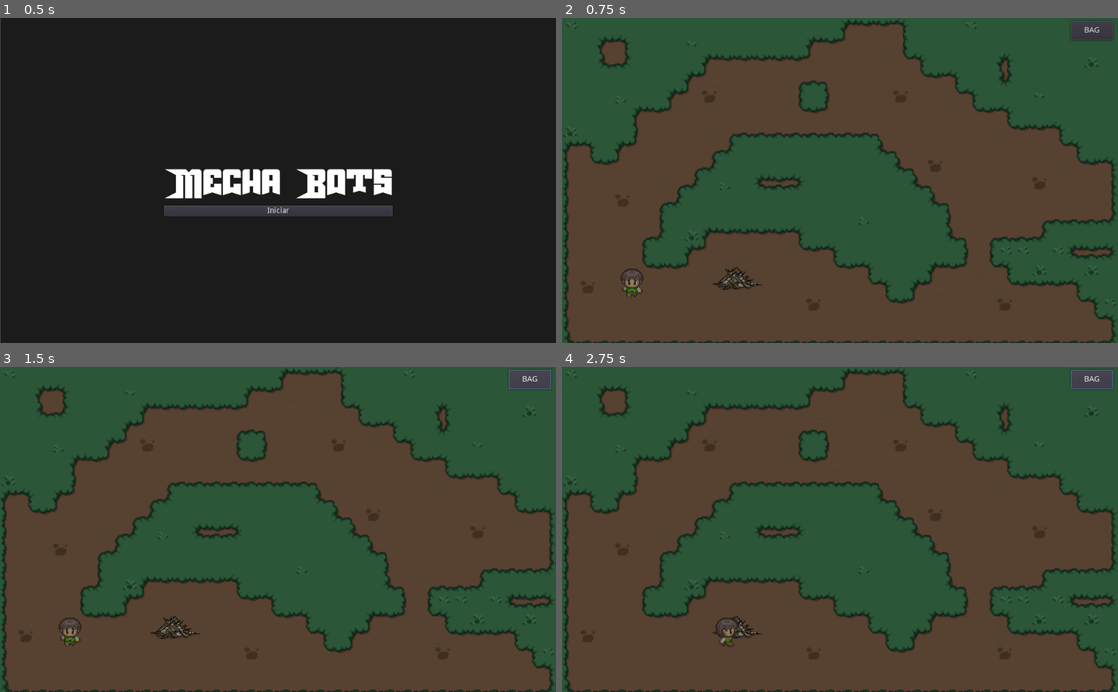
Above: before the commit, frames 1-4 (two rows, left to right).
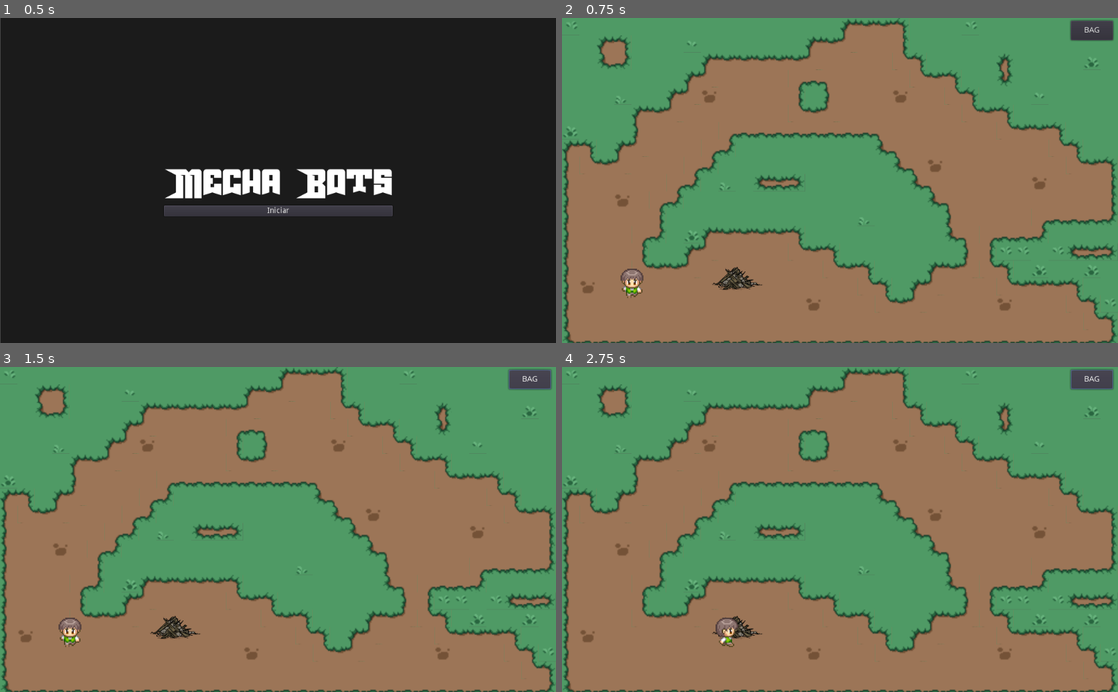
Above: after the commit, the same moments.

Repository: brunohlippert/MechaBots
Game: Godot game, scene res://Scenes/map/Home.tscn
Same seed, same stepped clock (60 frames per second), same inputs: the game is played once before the commit and once after it.
Inputs:
- Up to frame 1 (0.5 s): no input
- Up to frame 2 (0.75 s): click "Iniciar" at 0.5 s
- Up to frame 3 (1.5 s): click "BAG" at 1.25 s
- Up to frame 4 (2.75 s): tap Enter at 2 s; hold Right (ui_right) from 2.03 s (still down)

Frame 1 is identical in both runs. In frame 2, 99% of the frame differs, in the area x 0-100%, y 0-100%; in frame 3, 99%; in frame 4, 99%.

Commit message:
feat: bag

Diff:
--- a/Scenes/characters/Player.tscn
+++ b/Scenes/characters/Player.tscn
@@ -81,7 +81,6 @@
 script = ExtResource( 2 )
 
 [node name="AnimatedSprite" type="AnimatedSprite" parent="."]
-modulate = Color( 0.556863, 0.556863, 0.556863, 1 )
 scale = Vector2( 2, 2 )
 frames = SubResource( 14 )
 animation = "down"
--- a/Scenes/characters/robots/Robot.tscn
+++ b/Scenes/characters/Robot.tscn
@@ -1,6 +1,6 @@
 [gd_scene load_steps=6 format=2]
 
-[ext_resource path="res://Scenes/characters/robots/RobotLogic.gd" type="Script" id=1]
+[ext_resource path="res://Scenes/characters/RobotLogic.gd" type="Script" id=1]
 [ext_resource path="res://assets/robots/cannon.png" type="Texture" id=2]
 
 [sub_resource type="Animation" id=2]
@@ -64,6 +64,7 @@
 anims/damage = SubResource( 3 )
 
 [node name="TurnArrow" type="Polygon2D" parent="."]
+visible = false
 position = Vector2( 0, -42 )
 color = Color( 0.156863, 1, 0.0117647, 1 )
 polygon = PoolVector2Array( -18, -69, -1, -39, 17, -69 )
--- a/Scenes/map/Batalha.tscn
+++ b/Scenes/map/Batalha.tscn
@@ -1,6 +1,6 @@
 [gd_scene load_steps=7 format=2]
 
-[ext_resource path="res://Scenes/characters/robots/Robot.tscn" type="PackedScene" id=1]
+[ext_resource path="res://Scenes/characters/Robot.tscn" type="PackedScene" id=1]
 [ext_resource path="res://Scenes/map/Batalha.gd" type="Script" id=2]
 [ext_resource path="res://tiles/Battle.tscn" type="PackedScene" id=4]
 [ext_resource path="res://assets/sprites/battleSprites/background1.png" type="Texture" id=5]
--- a/Scenes/DecisionScreens/EnemyFoundScreen.tscn
+++ b/Scenes/map/EnemyFoundScreen.tscn
@@ -1,7 +1,18 @@
-[gd_scene load_steps=3 format=2]
+[gd_scene load_steps=8 format=2]
 
 [ext_resource path="res://tiles/BrownCave.tscn" type="PackedScene" id=1]
-[ext_resource path="res://Scenes/characters/robots/Robot.tscn" type="PackedScene" id=2]
+[ext_resource path="res://Scenes/characters/Robot.tscn" type="PackedScene" id=2]
+[ext_resource path="res://Scenes/structures/bag/Stats.tscn" type="PackedScene" id=3]
+[ext_resource path="res://Scenes/structures/bag/Bag.tscn" type="PackedScene" id=4]
+[ext_resource path="res://assets/PilotCommandExpanded-8MY4g.otf" type="DynamicFontData" id=5]
+
+[sub_resource type="StyleBoxFlat" id=1]
+bg_color = Color( 0.988235, 0.541176, 0.0627451, 1 )
+
+[sub_resource type="DynamicFont" id=2]
+size = 24
+use_filter = true
+font_data = ExtResource( 5 )
 
 [node name="EnemyFoundScreen" type="Node2D"]
 
@@ -26,5 +37,29 @@
 scale = Vector2( 1.5, 1.5 )
 tile_data = PoolIntArray( 0, 51, 0, 1, 51, 0, 2, 51, 0, 3, 51, 0, 4, 51, 0, 5, 51, 0, 6, 51, 0, 7, 51, 0, 8, 51, 0, 9,  …(1657 unchanged characters)…
 
-[node name="Robot" parent="." instance=ExtResource( 2 )]
+[node name="Enemy" parent="." instance=ExtResource( 2 )]
 position = Vector2( 804, 289 )
+
+[node name="Stats" parent="." instance=ExtResource( 3 )]
+position = Vector2( 704, 68 )
+
+[node name="Bag" parent="." instance=ExtResource( 4 )]
+position = Vector2( 65, 115 )
+
+[node name="Panel" type="Panel" parent="."]
+margin_left = 68.0
+margin_top = 54.0
+margin_right = 481.0
+margin_bottom = 100.0
+custom_styles/panel = SubResource( 1 )
+
+[node name="Label" type="Label" parent="Panel"]
+margin_left = 11.0
+margin_top = 5.0
+margin_right = 401.0
+margin_bottom = 46.0
+size_flags_stretch_ratio = 0.0
+custom_fonts/font = SubResource( 2 )
+text = "Escolha seu robô!"
+align = 1
+valign = 1
--- /dev/null
+++ b/Scenes/structures/bag/Bag.tscn
@@ -0,0 +1,41 @@
+[gd_scene load_steps=3 format=2]
+
+[ext_resource path="res://Scenes/structures/bag/Slot.tscn" type="PackedScene" id=2]
+
+[sub_resource type="StyleBoxFlat" id=1]
+bg_color = Color( 0.235294, 0.121569, 0, 1 )
+corner_radius_top_left = 30
+corner_radius_top_right = 30
+corner_radius_bottom_right = 30
+corner_radius_bottom_left = 30
+
+[node name="Bag" type="Node2D"]
+
+[node name="Panel" type="Panel" parent="."]
+margin_right = 416.0
+margin_bottom = 424.0
+custom_styles/panel = SubResource( 1 )
+
+[node name="Slot1" parent="." instance=ExtResource( 2 )]
+margin_left = 16.0
+margin_top = 16.0
+margin_right = 200.0
+margin_bottom = 200.0
+
+[node name="Slot2" parent="." instance=ExtResource( 2 )]
+margin_left = 216.0
+margin_top = 16.0
+margin_right = 400.0
+margin_bottom = 200.0
+
+[node name="Slot3" parent="." instance=ExtResource( 2 )]
+margin_left = 216.0
+margin_top = 224.0
+margin_right = 400.0
+margin_bottom = 408.0
+
+[node name="Slot4" parent="." instance=ExtResource( 2 )]
+margin_left = 16.0
+margin_top = 224.0
+margin_right = 200.0
+margin_bottom = 408.0
--- /dev/null
+++ b/Scenes/structures/bag/Slot.tscn
@@ -0,0 +1,60 @@
+[gd_scene load_steps=7 format=2]
+
+[ext_resource path="res://assets/PilotCommandExpanded-8MY4g.otf" type="DynamicFontData" id=1]
+[ext_resource path="res://Scenes/characters/Robot.tscn" type="PackedScene" id=2]
+[ext_resource path="res://Scenes/structures/bag/Stats.tscn" type="PackedScene" id=3]
+
+[sub_resource type="StyleBoxFlat" id=2]
+bg_color = Color( 0.529412, 0.529412, 0.529412, 1 )
+border_width_left = 5
+border_width_top = 5
+border_width_right = 5
+border_width_bottom = 5
+border_color = Color( 1, 1, 1, 1 )
+corner_radius_top_left = 30
+corner_radius_top_right = 30
+corner_radius_bottom_right = 30
+corner_radius_bottom_left = 30
+
+[sub_resource type="StyleBoxFlat" id=3]
+bg_color = Color( 1, 0.470588, 0, 1 )
+corner_radius_top_left = 50
+corner_radius_top_right = 50
+corner_radius_bottom_right = 50
+corner_radius_bottom_left = 50
+
+[sub_resource type="DynamicFont" id=4]
+size = 14
+outline_color = Color( 0.054902, 0.0156863, 0.0156863, 1 )
+use_filter = true
+font_data = ExtResource( 1 )
+
+[node name="Slot1" type="Panel"]
+margin_left = 1.0
+margin_top = -1.0
+margin_right = 185.0
+margin_bottom = 183.0
+rect_pivot_offset = Vector2( 112, 136 )
+custom_styles/panel = SubResource( 2 )
+
+[node name="Robot" parent="." instance=ExtResource( 2 )]
+position = Vector2( 104, 80 )
+
+[node name="lvl" type="Panel" parent="."]
+margin_left = 104.0
+margin_top = -8.0
+margin_right = 192.0
+margin_bottom = 40.0
+custom_styles/panel = SubResource( 3 )
+
+[node name="Label" type="Label" parent="lvl"]
+margin_left = 8.0
+margin_top = 8.0
+margin_right = 80.0
+margin_bottom = 40.0
+custom_fonts/font = SubResource( 4 )
+text = "LVL 1"
+align = 1
+valign = 1
+
+[node name="Stats" parent="." instance=ExtResource( 3 )]
--- /dev/null
+++ b/Scenes/structures/bag/Stats.tscn
@@ -0,0 +1,43 @@
+[gd_scene load_steps=4 format=2]
+
+[ext_resource path="res://assets/icons/cardiogram.png" type="Texture" id=1]
+[ext_resource path="res://assets/icons/light.png" type="Texture" id=2]
+[ext_resource path="res://assets/icons/sword.png" type="Texture" id=3]
+
+[node name="Stats" type="Node2D"]
+
+[node name="Sword" type="Sprite" parent="."]
+position = Vector2( 47, 143 )
+scale = Vector2( 0.0400391, 0.0390625 )
+texture = ExtResource( 3 )
+
+[node name="damage" type="Label" parent="."]
+margin_left = 33.0
+margin_top = 156.0
+margin_right = 57.0
+margin_bottom = 170.0
+text = "100"
+
+[node name="Cardiogram" type="Sprite" parent="."]
+position = Vector2( 93, 143 )
+scale = Vector2( 0.0390625, 0.0390625 )
+texture = ExtResource( 1 )
+
+[node name="life" type="Label" parent="."]
+margin_left = 80.0
+margin_top = 156.0
+margin_right = 112.0
+margin_bottom = 170.0
+text = "100"
+
+[node name="Light" type="Sprite" parent="."]
+position = Vector2( 139, 144 )
+scale = Vector2( 0.0412598, 0.0412598 )
+texture = ExtResource( 2 )
+
+[node name="special" type="Label" parent="."]
+margin_left = 124.0
+margin_top = 156.0
+margin_right = 151.0
+margin_bottom = 170.0
+text = "100"
--- /dev/null
+++ b/new_theme.tres
@@ -0,0 +1,10 @@
+[gd_resource type="Theme" load_steps=2 format=2]
+
+[sub_resource type="StyleBoxFlat" id=1]
+corner_radius_top_left = 30
+corner_radius_top_right = 30
+corner_radius_bottom_right = 30
+corner_radius_bottom_left = 30
+
+[resource]
+/styles/sd = SubResource( 1 )
--- a/tiles/Floor.tscn
+++ b/tiles/Floor.tscn
@@ -86,7 +86,6 @@
 3/z_index = 0
 
 [node name="TileMap" type="TileMap"]
-modulate = Color( 0.556863, 0.556863, 0.556863, 1 )
 scale = Vector2( 2, 2 )
 tile_set = SubResource( 1 )
 cell_size = Vector2( 16, 16 )
Renamed: Scenes/characters/robots/RobotLogic.gd -> Scenes/characters/RobotLogic.gd
Binary file added: assets/PilotCommandExpanded-8MY4g.otf
Binary file added: assets/icons/cardiogram.png
Not shown, added: assets/icons/cardiogram.png.import
Binary file added: assets/icons/light.png
Not shown, added: assets/icons/light.png.import
Binary file added: assets/icons/sword.png
Not shown, added: assets/icons/sword.png.import
